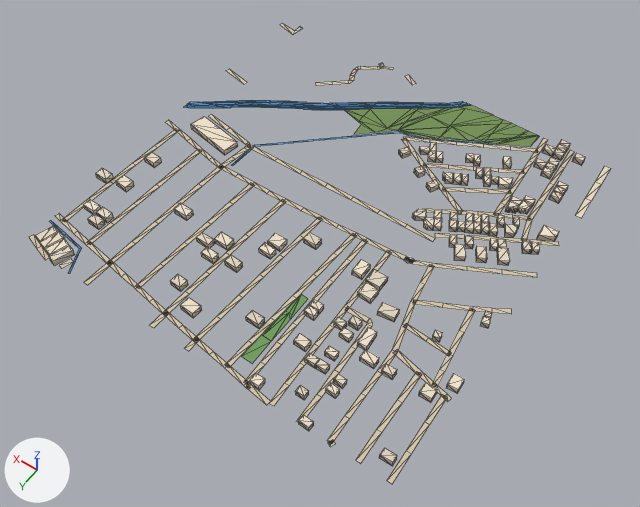
Renders of the glTF model public/assets/bengaluru-region-v1/tiles/t-13_-18-l0.glb from each side of a commit.
Before and after are seen from a 50 mm lens placed at (-6646.0, -8180.0, 795.0), pointed at (-6270.0, -8707.0, -33.0). The lights are fixed; the arrows at lower left show +X, +Y and +Z. The first picture is the older version. Mesh edges are drawn as thin lines.

The first picture shows 'building', 'ground', 'water'.
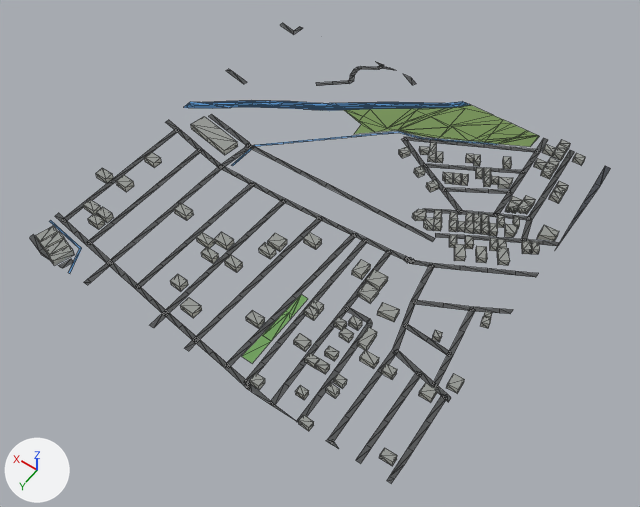
Diff of the bpy script that builds the scene:
```diff
--- a/public/assets/bengaluru-region-v1/tiles/t-13_-18-l0.glb.py
+++ b/public/assets/bengaluru-region-v1/tiles/t-13_-18-l0.glb.py
@@ me_building @@
-me_building.from_pydata(...)  # 918 vertices, 1157 faces; spans x -2.0..504.0, y -4.0..502.0, z 0.0..8.0
+me_building.from_pydata(...)  # 918 vertices, 1396 faces; spans x -2.0..504.0, y -4.0..502.0, z 0.0..8.0
+# me_building part 1: 1157 kept faces spanning x -2.0..504.0, y -4.0..502.0, z 0.0..8.0 get new vertex colours
+# edits to the shape of me_building do not show in these pictures
 me_building.materials.append(mat_building)
@@ me_ground @@
 # verts and faces of me_ground; kept vertices keep their numbers, new ones are numbered from 601
-me_ground.from_pydata(...)  # 601 vertices, 528 faces; spans x -4.0..501.0, y -3.0..503.0, z 1.0
+me_ground.from_pydata(...)  # 626 vertices, 549 faces; spans x 0.0..500.0, y 0.0..500.0, z 1.0
+# me_ground part 2: the loose piece of 6 vertices spanning x 460.0..501.0, y 485.0..503.0, z 1.0 is rebuilt with 6 vertices and now spans x 451.0..500.0, y 484.0..500.0, z 1.0
+# me_ground part 3
+verts[0] = (290.0, 0.0, 1.0)  # moved, pixel (410, 77)
+verts[1] = (303.0, 0.0, 1.0)  # moved, pixel (402, 73)
+verts[20] = (313.0, 0.0, 1.0)  # moved, pixel (396, 70)
+verts[21] = (323.0, 0.0, 1.0)  # moved, pixel (389, 67)
+verts[442] = (347.0, 0.0, 1.0)  # moved, pixel (375, 61)
+verts[441] = (336.0, 0.0, 1.0)  # moved, pixel (382, 64)
+verts[443] = (334.0, 0.0, 1.0)  # moved, pixel (383, 64)
+# me_ground part 4
+# 25 vertices are removed from x -4.0..501.0, y -1.0..503.0, z 1.0
+# 43 faces are deleted
+# 4 vertices in x -1.0..499.0, y 7.0..500.0, z 1.0 move by (1.0, 0.0, 0.0)
+# 4 vertices in x 1.0..501.0, y 13.0..394.0, z 1.0 move by (-1.0, 0.0, 0.0)
+# 4 vertices in x 1.0..473.0, y 20.0..501.0, z 1.0 move by (-1.0, -1.0, 0.0)
+# 3 vertices in x -1.0..476.0, y 11.0..499.0, z 1.0 move by (1.0, 1.0, 0.0)
+# 3 vertices in x 37.0..50.0, y 97.0..421.0, z 1.0 move by (0.0, -6.0, 0.0)
+# 18 vertices move from x -2.0..499.0, y 65.0..499.0, z 1.0 to x 0.0..500.0, y 53.0..500.0, z 1.0
+# 45 vertices are added at x 0.0..500.0, y 0.0..500.0, z 1.0
+# 5 new vertices lie (6.0, 0.0, 0.0) away from vertices in x 1.0..469.0, y 0.0..499.0, z 1.0
+# 64 new faces join them
+# me_ground part 5: 377 kept faces spanning x 0.0..500.0, y 0.0..500.0, z 1.0 get new vertex colours; the middle colour goes from beige #d7c9ae to dark grey #535556
 me_ground.materials.append(mat_ground)
@@ me_water @@
-me_water.from_pydata(...)  # 173 vertices, 221 faces; spans x 114.0..500.0, y -1.0..501.0, z 0.0..1.0
+me_water.from_pydata(...)  # 175 vertices, 223 faces; spans x 114.0..500.0, y 0.0..500.0, z 0.0..1.0
+# me_water part 6: 2 vertices removed from x 470.0..471.0, y 462.0..464.0, z 1.0; 2 vertices added at x 479.0, y 460.0..463.0, z 1.0
+# other edits to the shape of me_water do not show in these pictures
 me_water.materials.append(mat_water)
```

Changed parts and their boxes [x1, y1, x2, y2] in the pictures (640 x 507 px; the box of a moved part takes in the faces that stretch with it):
'ground', reshaped
    before: [29, 23, 611, 484]
    after: [30, 23, 610, 483]
part 1 of me_building, recoloured
    both: [35, 117, 586, 466]
part 2 of me_ground, rebuilt
    before: [29, 235, 49, 260]
    after: [30, 234, 51, 261]
part 3 of me_ground, moved or reshaped
    before: [379, 63, 416, 85]
    after: [377, 62, 416, 85]
part 4 of me_ground, moved or reshaped
    before: [55, 23, 611, 484]
    after: [55, 23, 610, 483]
part 5 of me_ground, recoloured
    both: [60, 23, 559, 463]
part 6 of me_water, moved or reshaped
    both: [49, 220, 81, 249]
